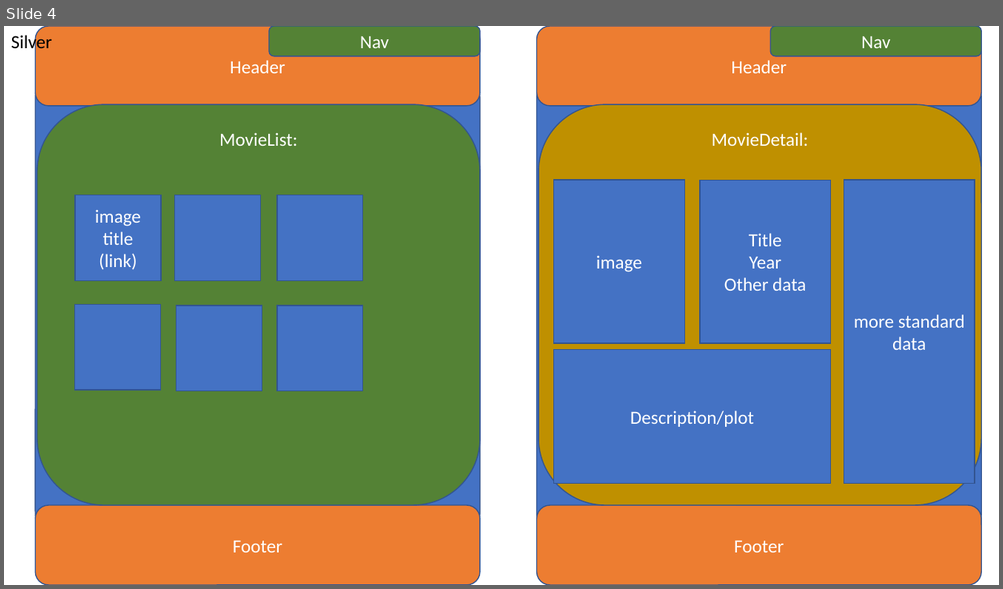
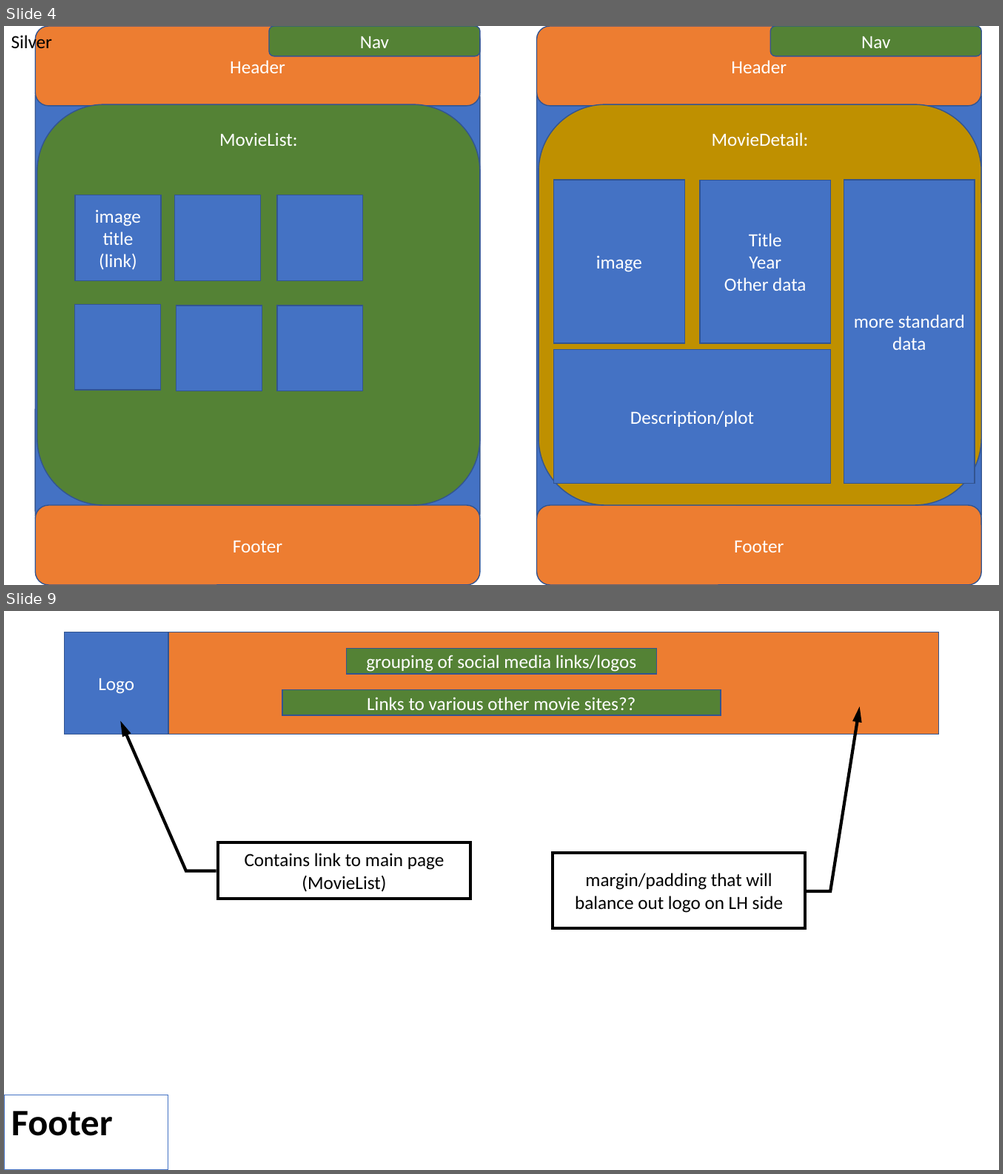
Before and after one commit to wtasch/Project-Movie-App, a slide deck: Project 3.pptx. Shown one above the other, each under a label of ours: slide 4 before the commit, slides 4 and 9 after it; the slides between them are not shown. The pictures are 1003x589 and 1003x1174 pixels, drawn with LibreOffice and Linux fonts; fonts in the diff are those of the drawing. Boxes give left, top, right and bottom in pixels: in the first picture for what was removed or moved away, otherwise in the second. Text is boxed around its words. In the diff, an @@ line names an element or a change of style, - is before the commit and + after.

```diff
--- a/Project 3.pptx
+++ b/Project 3.pptx
@@ slide 9 added at (4,611,999,1170), background #FFFFFF @@
@@ rectangle added at (65,632,939,734), fill #ED7D31, outline #325491 1 pt @@
@@ rectangle added at (65,632,168,734), fill #4472C4, outline #325491 1 pt, 18 pt, text #FFFFFF @@
+Logo
@@ rectangle added at (347,648,657,674), fill #548235, outline #325491 1 pt, 18 pt, text #FFFFFF @@
+grouping of social media links/logos
@@ rectangle added at (282,690,720,715), fill #548235, outline #325491 1 pt, 18 pt, text #FFFFFF @@
+Links to various other movie sites??
@@ border callout added at (218,843,470,899), fill #FFFFFF, outline #000000 3 pt, 18 pt, text #000000 @@
+Contains link to main page (MovieList)
@@ border callout added at (552,854,805,929), fill #FFFFFF, outline #000000 3 pt, 18 pt, text #000000 @@
+margin/padding that will balance out logo on LH side
@@ rectangle added at (4,1095,168,1170), outline #4472C4 0.75 pt, 36 pt, text #000000, bold @@
+Footer
```
Also in this commit, not shown: 1 slide changed, 3 other slides added, 1 other file.
